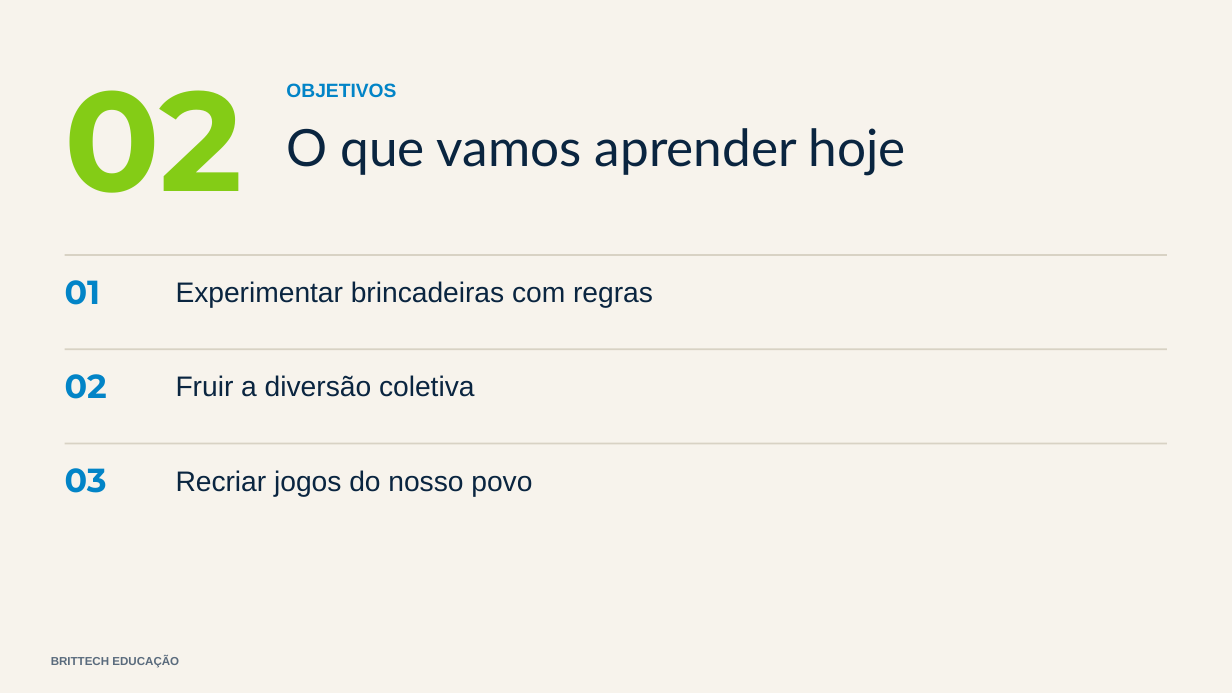
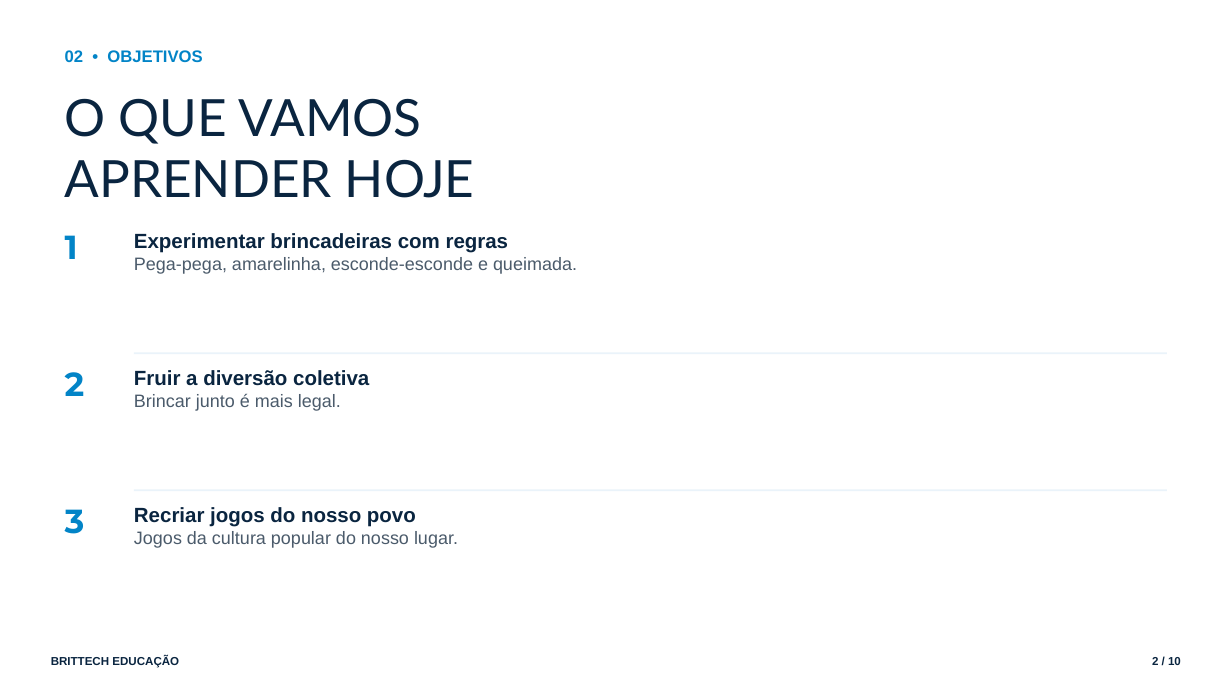
Before and after one commit to thiagollipe-web/brittech-educacao-aulas, a slide deck: slide 2 of fundamental-1/educacao-fisica-1ano-jogos-regras.pptx. Drawn at 1232x693 pixels with LibreOffice and Linux fonts; fonts in the diff are those of the drawing. Boxes give left, top, right and bottom in pixels: in the first picture for what was removed or moved away, otherwise in the second. Text is boxed around its words. In the diff, an @@ line names an element or a change of style, - is before the commit and + after.

```diff
--- a/fundamental-1/educacao-fisica-1ano-jogos-regras.pptx
+++ b/fundamental-1/educacao-fisica-1ano-jogos-regras.pptx
@@ rectangle removed at (0, 0, 1232, 693) @@
@@ text at (65, 50, 202, 62): text changed; size 110 to 13 pt; font Montserrat to Arial; text colour #84CC16 to #0284C7 @@
-02
+02 • OBJETIVOS
@@ text removed at (286, 83, 396, 98) @@
-OBJETIVOS
@@ text at (65, 98, 475, 198): text changed @@
-O que vamos aprender hoje
+O QUE VAMOS
+APRENDER HOJE
@@ text added at (65, 235, 78, 259), 26 pt, text #0284C7, bold @@
+1
@@ text at (134, 233, 509, 253): size 22 to 16 pt, bold on in "Experimentar brincadeiras com regras"; less space between paragraphs @@
@@ text "Experimentar brincadeiras com regras": place and size @@
-text "Experimentar brincadeiras com regras" at (176, 281, 653, 308)
+text "Experimentar brincadeiras com regras" at (134, 233, 577, 274)
@@ rectangle removed at (65, 254, 1167, 256) @@
@@ text at (134, 257, 577, 274): paragraph added @@
+Pega-pega, amarelinha, esconde-esconde e queimada.
@@ text removed at (65, 280, 101, 305) @@
-01
@@ rectangle: place and size @@
-rectangle at (65, 348, 1167, 350)
+rectangle at (134, 352, 1167, 354)
@@ rectangle at (134, 352, 1167, 354): fill #D8D2C4 to #EAF3FA @@
@@ text removed at (65, 374, 107, 399) @@
-02
@@ text added at (65, 372, 85, 396), 26 pt, text #0284C7, bold @@
+2
@@ text at (134, 370, 369, 386): size 22 to 16 pt, bold on in "Fruir a diversão coletiva"; less space between paragraphs @@
@@ text "Fruir a diversão coletiva": place and size @@
-text "Fruir a diversão coletiva" at (176, 375, 475, 397)
+text "Fruir a diversão coletiva" at (134, 370, 369, 411)
@@ text at (134, 394, 341, 411): paragraph added @@
+Brincar junto é mais legal.
@@ text removed at (65, 468, 107, 493) @@
-03
@@ text added at (65, 509, 85, 534), 26 pt, text #0284C7, bold @@
+3
@@ rectangle at (134, 490, 1167, 492): fill #D8D2C4 to #EAF3FA @@
@@ text at (134, 507, 416, 527): size 22 to 16 pt, bold on in "Recriar jogos do nosso povo"; less space between paragraphs @@
@@ text "Recriar jogos do nosso povo": place and size @@
-text "Recriar jogos do nosso povo" at (176, 470, 532, 497)
+text "Recriar jogos do nosso povo" at (134, 507, 458, 548)
@@ rectangle: place and size @@
-rectangle at (65, 443, 1167, 445)
+rectangle at (134, 490, 1167, 492)
@@ text at (134, 531, 458, 548): paragraph added @@
+Jogos da cultura popular do nosso lugar.
@@ text "BRITTECH EDUCAÇÃO" at (51, 656, 179, 668): text colour #5A6B7D to #0A2540; less space between paragraphs @@
@@ text added at (1152, 657, 1181, 665), 9 pt, text #0A2540, bold @@
+2 / 10
```
Also in this commit, not shown: 4 other slides changed, 5 slides added, 3 slides removed, 4 other files.
